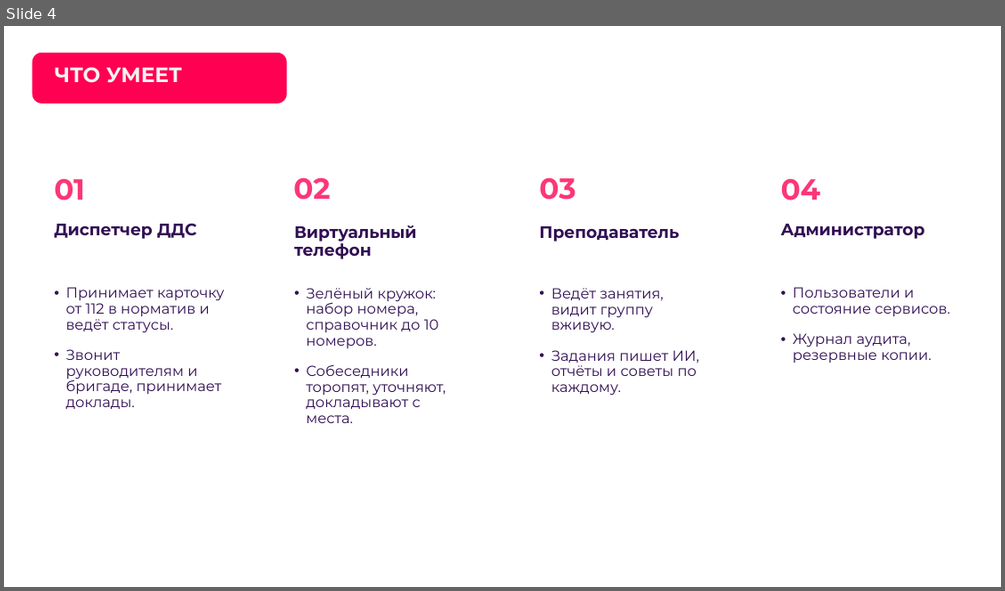
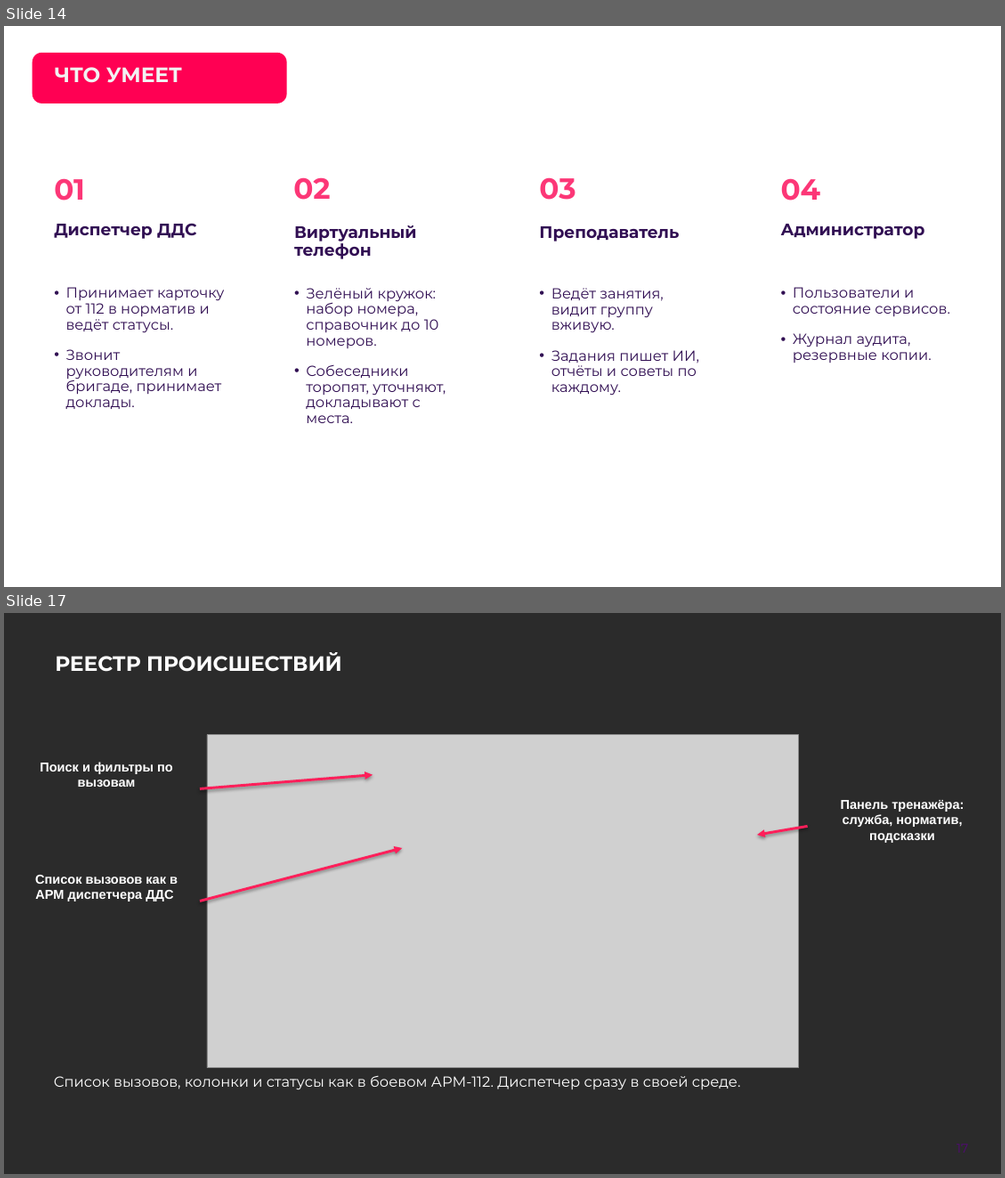
Before and after one commit to Vadik145-beep/lct-112-simulator, a slide deck: docs/presentation/ЛЦТ2026_Ультратех_задача9.pptx. Shown one above the other, each under a label of ours: slide 4 before the commit, slides 14 and 17 after it; the slides between them are not shown. The pictures are 1005x591 and 1005x1178 pixels, drawn with LibreOffice and Linux fonts; fonts in the diff are those of the drawing; grey boxes stand for pictures; background and template pictures are left out; a plain dark background stands for a picture behind light text. Boxes give left, top, right and bottom in pixels: in the first picture for what was removed or moved away, otherwise in the second. Text is boxed around its words. In the diff, an @@ line names an element or a change of style, - is before the commit and + after.

```diff
--- a/docs/presentation/ЛЦТ2026_Ультратех_задача9.pptx
+++ b/docs/presentation/ЛЦТ2026_Ультратех_задача9.pptx
@@ slide 17 added at (4, 613, 1001, 1174), background picture (left out) @@
@@ title added at (55, 652, 342, 672), 20 pt, text #FFFFFF, bold @@
+РЕЕСТР ПРОИСШЕСТВИЙ
@@ picture added at (207, 735, 798, 1068) @@
@@ text added at (40, 762, 173, 787), 12.5 pt, text #FFFFFF, bold @@
+Поиск и фильтры по вызовам
@@ arrow added from (200, 788) to (372, 774), #FF1F5A 2.5 pt @@
@@ arrow added from (808, 826) to (757, 835), #FF1F5A 2.5 pt @@
@@ text added at (841, 800, 963, 843), 12.5 pt, text #FFFFFF, bold @@
+Панель тренажёра: служба, норматив, подсказки
@@ arrow added from (200, 900) to (403, 848), #FF1F5A 2.5 pt @@
@@ text added at (35, 875, 178, 901), 12.5 pt, text #FFFFFF, bold @@
+Список вызовов как в АРМ диспетчера ДДС
@@ text added at (54, 1075, 741, 1090), 14 pt, text #FFFFFF @@
+Список вызовов, колонки и статусы как в боевом АРМ-112. Диспетчер сразу в своей среде.
@@ page number added at (939, 1133, 985, 1163), 12 pt, text #520977 @@
+17
@@ what was slide 4 is now slide 14 @@
```
Also in this commit, not shown: 17 other slides changed, 22 other slides added, 8 slides removed, 1 other file.
